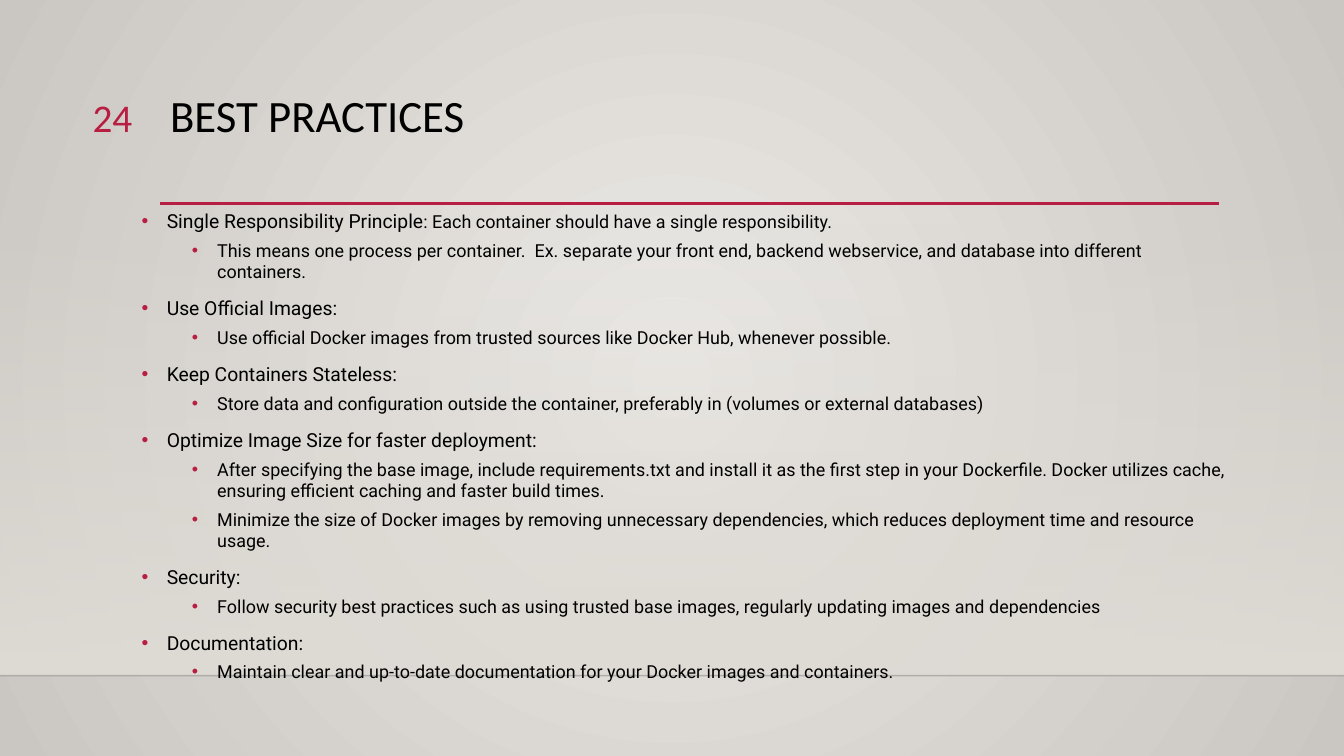
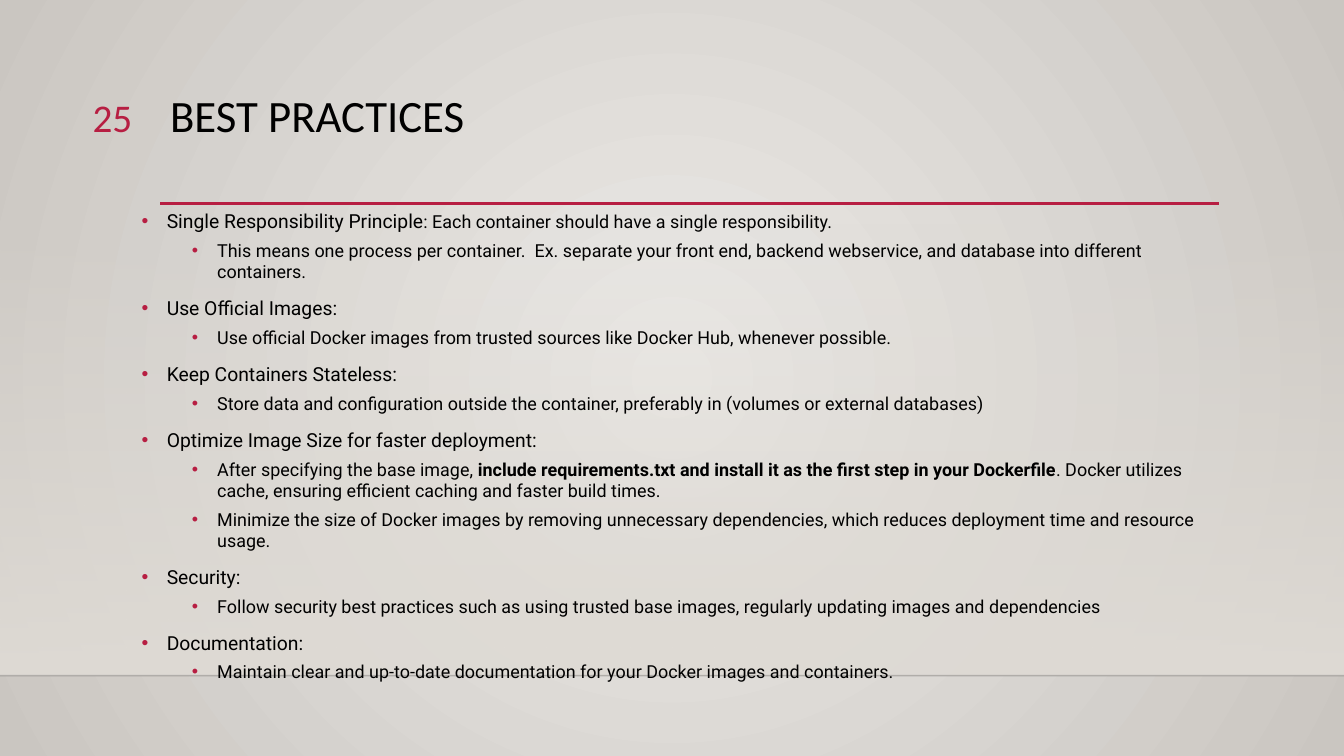
Before and after one commit to ddum-sutd/docker_workshop, a slide deck: slide 25 of Docker_workshop.pptx (slide 24 before the commit). Drawn at 1344x756 pixels with LibreOffice and Linux fonts; fonts in the diff are those of the drawing; background and template pictures are left out. Boxes give left, top, right and bottom in pixels: in the first picture for what was removed or moved away, otherwise in the second. Text is boxed around its words. In the diff, an @@ line names an element or a change of style, - is before the commit and + after.

```diff
--- a/Docker_workshop.pptx
+++ b/Docker_workshop.pptx
@@ page number at <box>93,106,133,132</box>: text changed @@
-24
+25
@@ text at <box>217,462,1182,501</box>: bold on in "include requirements.txt and install it as the ..." @@
```
Also in this commit, not shown: 2 other slides changed, 2 slides added.
